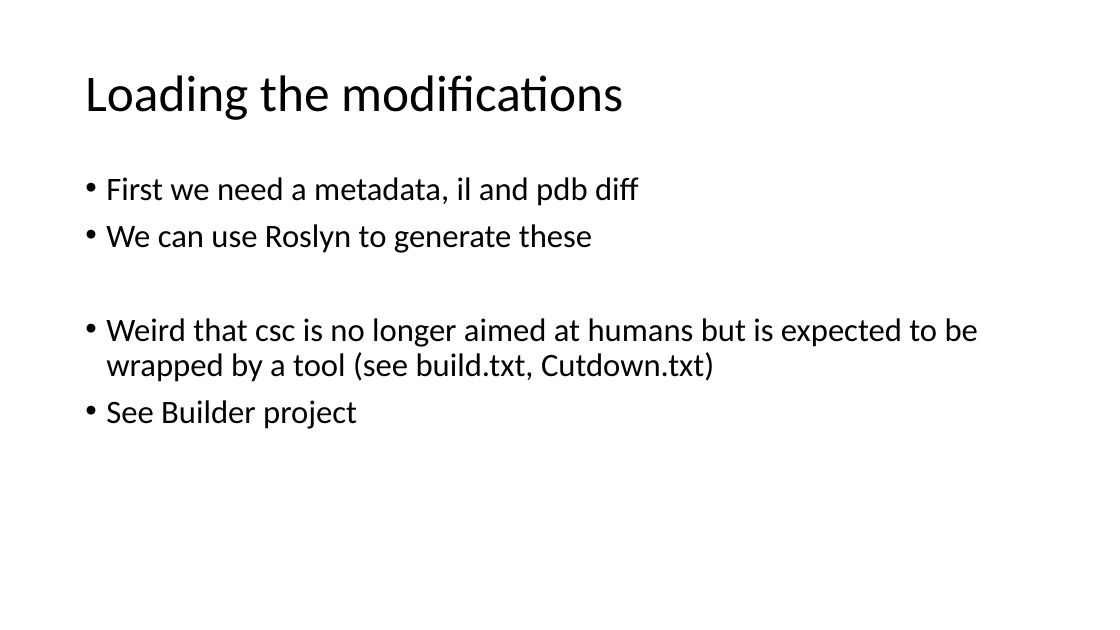
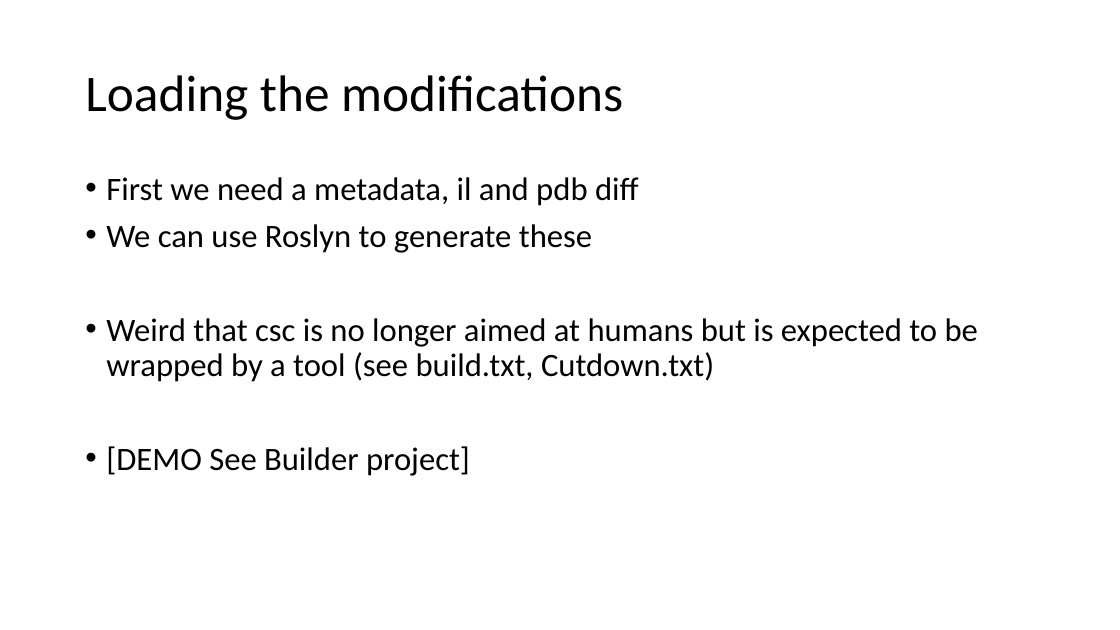
Before and after one commit to clivetong/Talks, a slide deck: slide 11 of EnCForTheWin/HotReloadAndEditAndContinue.pptx (slide 10 before the commit). Drawn at 1120x630 pixels with LibreOffice and Linux fonts; fonts in the diff are those of the drawing. Boxes give left, top, right and bottom in pixels: in the first picture for what was removed or moved away, otherwise in the second. Text is boxed around its words. In the diff, an @@ line names an element or a change of style, - is before the commit and + after.

```diff
--- a/EnCForTheWin/HotReloadAndEditAndContinue.pptx
+++ b/EnCForTheWin/HotReloadAndEditAndContinue.pptx
@@ text at [106, 446, 470, 476]: text changed @@
-• See Builder project
+• [DEMO See Builder project]
```
Also in this commit, not shown: 5 other slides changed, 2 slides added.
